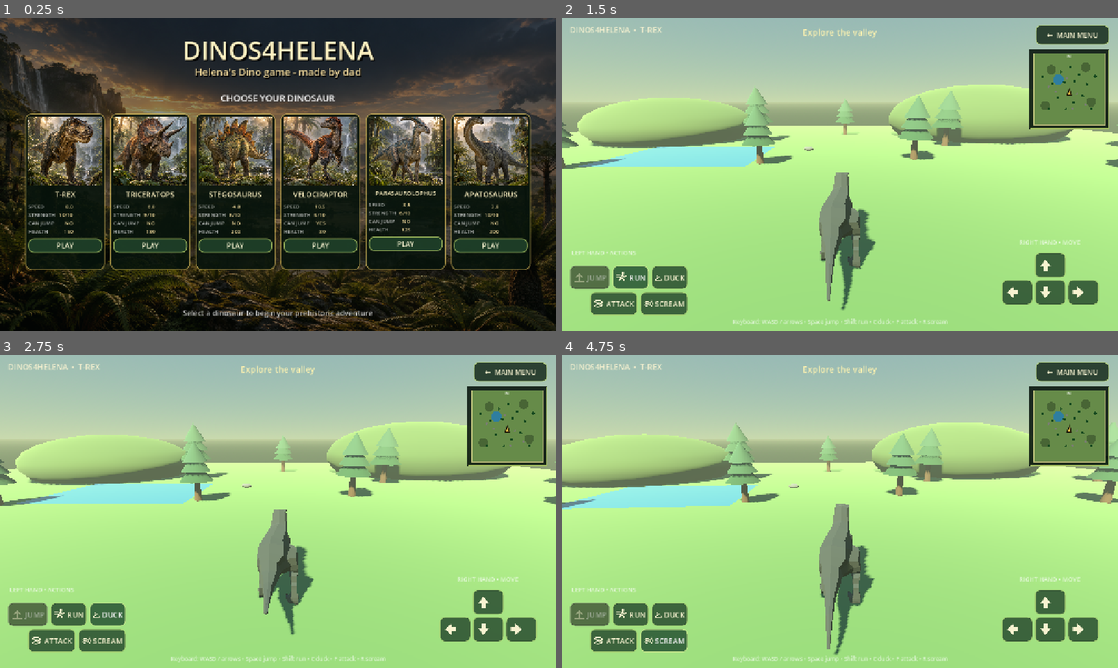
Above: before the commit, frames 1-4 (two rows, left to right).
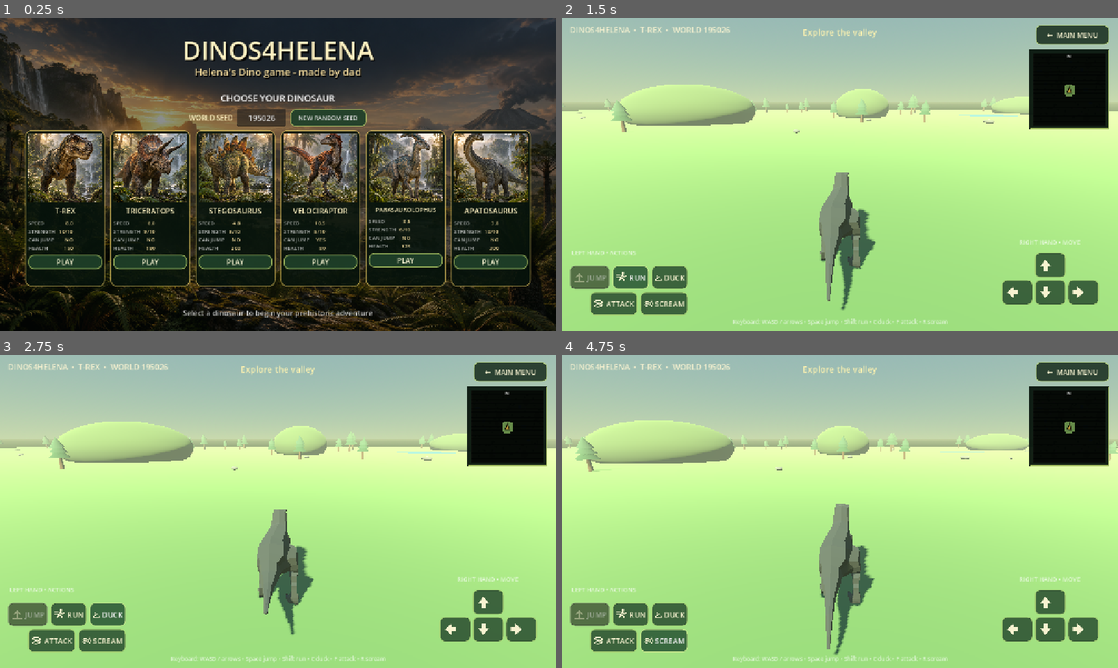
Above: after the commit, the same moments.

Repository: Studio-Level-6128/Dinos4Helena
Game: Godot game, scene res://scenes/main.tscn
Two runs of this game, one before a commit and one after it. Both use one fixed random seed, a clock stepped at 60 frames per second and the inputs below.
Inputs (mouse positions are in pixels of both pictures, inside the frame that each line leads up to):
- Up to frame 1 (0.25 s): no input
- Up to frame 2 (1.5 s): click (628, 149) at 0.52 s; click "RUN" at 1.25 s
- Up to frame 3 (2.75 s): click "DUCK" at 2 s
- Up to frame 4 (4.75 s): click "ATTACK" at 2.75 s; click "SCREAM" at 3.5 s; hold D (move_right) from 4.28 s (still down); tap Shift (run) at 4.35 s; tap Space (jump) at 4.52 s

The runs differ from the first frame. In frame 1, 31% of the frame differs, in the area x 4-96%, y 29-86%; in frame 2, 16%; in frame 3, 16%; in frame 4, 16%.

Commit message:
random maps added

Diff:
--- a/scripts/main.gd
+++ b/scripts/main.gd
@@ -3,7 +3,7 @@
 const PLAYER_SCRIPT := preload("res://scripts/player_dino.gd")
 const MINIMAP_SCRIPT := preload("res://scripts/minimap.gd")
 const DINO_IDS := ["trex", "triceratops", "stegosaurus", "velociraptor", "parasaurolophus", "apatosaurus"]
-const MAP_HALF_SIZE := 55.0
+const MAP_HALF_SIZE := 200.0
 
 var player: CharacterBody3D
 var status_label: Label
@@ -13,6 +13,12 @@
 var selected_dino_name := "T-Rex"
 var selected_dino_id := "trex"
 var dinosaur_config := ConfigFile.new()
+var seed_input: LineEdit
+var map_seed := 0
+var generated_ponds: Array = []
+var generated_hills: Array = []
+var generated_trees: Array = []
+var generated_rocks: Array = []
 
 
 func _ready() -> void:
@@ -23,12 +29,14 @@
 
 
 func _start_game(dino_id: String) -> void:
+	_commit_world_seed()
 	selected_dino_id = dino_id
 	selected_dino_name = dinosaur_config.get_value(dino_id, "display_name", dino_id.capitalize())
 	menu_layer.hide()
 	world_root = Node3D.new()
 	world_root.name = "PrehistoricWorld"
 	add_child(world_root)
+	_generate_world_layout()
 	_build_environment()
 	_build_ambient_audio()
 	_build_landscape()
@@ -44,6 +52,33 @@
 	player = null
 	status_label = null
 	menu_layer.show()
+
+
+func _set_random_world_seed() -> void:
+	var randomizer := RandomNumberGenerator.new()
+	randomizer.randomize()
+	var next_seed := randomizer.randi_range(100000, 999999)
+	if next_seed == map_seed:
+		next_seed = 100000 if next_seed == 999999 else next_seed + 1
+	map_seed = next_seed
+	if is_instance_valid(seed_input):
+		seed_input.text = "%06d" % map_seed
+
+
+func _on_seed_text_changed(new_text: String) -> void:
+	var digits := ""
+	for character in new_text:
+		if character >= "0" and character <= "9":
+			digits += character
+	if digits != new_text:
+		seed_input.text = digits.left(6)
+		seed_input.caret_column = seed_input.text.length()
+
+
+func _commit_world_seed() -> void:
+	if not is_instance_valid(seed_input) or seed_input.text.length() != 6 or int(seed_input.text) < 100000:
+		_set_random_world_seed()
+	map_seed = int(seed_input.text)
 
 
 func _build_main_menu() -> void:
@@ -105,10 +140,46 @@
 	prompt.add_theme_color_override("font_color", Color.WHITE)
 	root.add_child(prompt)
 
+	var seed_row := HBoxContainer.new()
+	seed_row.set_anchors_preset(Control.PRESET_CENTER_TOP)
+	seed_row.position = Vector2(-225, 210)
+	seed_row.size = Vector2(450, 40)
+	seed_row.alignment = BoxContainer.ALIGNMENT_CENTER
+	seed_row.add_theme_constant_override("separation", 10)
+	root.add_child(seed_row)
+
+	var seed_label := Label.new()
+	seed_label.text = "WORLD SEED"
+	seed_label.add_theme_font_size_override("font_size", 16)
+	seed_label.add_theme_color_override("font_color", Color("fff2c2"))
+	seed_row.add_child(seed_label)
+
+	seed_input = LineEdit.new()
+	seed_input.name = "WorldSeed"
+	seed_input.custom_minimum_size = Vector2(112, 36)
+	seed_input.max_length = 6
+	seed_input.alignment = HORIZONTAL_ALIGNMENT_CENTER
+	seed_input.virtual_keyboard_type = LineEdit.KEYBOARD_TYPE_NUMBER
+	seed_input.add_theme_font_size_override("font_size", 18)
+	seed_input.tooltip_text = "Enter any six-digit number to replay the same world"
+	seed_input.text_changed.connect(_on_seed_text_changed)
+	seed_row.add_child(seed_input)
+
+	var random_seed_button := Button.new()
+	random_seed_button.text = "NEW RANDOM SEED"
+	random_seed_button.custom_minimum_size = Vector2(176, 36)
+	random_seed_button.focus_mode = Control.FOCUS_NONE
+	random_seed_button.add_theme_font_size_override("font_size", 14)
+	random_seed_button.add_theme_stylebox_override("normal", _button_style(Color(0.12, 0.25, 0.16, 0.92), Color(0.72, 0.83, 0.42, 0.8)))
+	random_seed_button.add_theme_stylebox_override("hover", _button_style(Color(0.24, 0.43, 0.22, 0.96), Color("f7f2d0")))
+	random_seed_button.pressed.connect(_set_random_world_seed)
+	seed_row.add_child(random_seed_button)
+	_set_random_world_seed()
+
 	var cards := HBoxContainer.new()
 	cards.name = "DinosaurCards"
 	cards.set_anchors_preset(Control.PRESET_CENTER_TOP)
-	cards.position = Vector2(-590, 220)
+	cards.position = Vector2(-590, 258)
 	cards.size = Vector2(1180, 360)
 	cards.alignment = BoxContainer.ALIGNMENT_CENTER
 	cards.add_theme_constant_override("separation", 12)
@@ -254,6 +325,64 @@
 		audio.play()
 
 
+func _generate_world_layout() -> void:
+	generated_ponds.clear()
+	generated_hills.clear()
+	generated_trees.clear()
+	generated_rocks.clear()
+	var rng := RandomNumberGenerator.new()
+	rng.seed = map_seed
+	var occupied: Array = []
+
+	for index in rng.randi_range(4, 7):
+		var pond_size := Vector2(rng.randf_range(14.0, 30.0), rng.randf_range(10.0, 22.0))
+		var pond_radius := maxf(pond_size.x, pond_size.y) * 0.6
+		var pond_position := _find_world_position(rng, pond_radius, occupied, 8.0)
+		generated_ponds.append({"position": Vector3(pond_position.x, 0.025, pond_position.y), "size": pond_size})
+		occupied.append({"position": pond_position, "radius": pond_radius})
+
+	for index in rng.randi_range(9, 14):
+		var hill_scale := Vector3(rng.randf_range(9.0, 20.0), rng.randf_range(3.5, 8.0), rng.randf_range(8.0, 18.0))
+		var hill_radius := maxf(hill_scale.x, hill_scale.z) * 0.82
+		var hill_position := _find_world_position(rng, hill_radius, occupied, 7.0)
+		generated_hills.append({"position": Vector3(hill_position.x, hill_scale.y * 0.48, hill_position.y), "scale": hill_scale})
+		occupied.append({"position": hill_position, "radius": hill_radius})
+
+	for index in rng.randi_range(75, 105):
+		var tree_scale := rng.randf_range(0.75, 1.45)
+		var tree_position := _find_world_position(rng, 1.6 * tree_scale, occupied, 2.5)
+		generated_trees.append({"position": Vector3(tree_position.x, 0.0, tree_position.y), "scale": tree_scale})
+		occupied.append({"position": tree_position, "radius": 0.55 * tree_scale})
+
+	for index in rng.randi_range(28, 45):
+		var rock_scale := rng.randf_range(0.65, 1.65)
+		var rock_position := _find_world_position(rng, 1.1 * rock_scale, occupied, 1.5)
+		generated_rocks.append({"position": Vector3(rock_position.x, 0.0, rock_position.y), "scale": rock_scale})
+		occupied.append({"position": rock_position, "radius": 0.9 * rock_scale})
+
+
+func _find_world_position(rng: RandomNumberGenerator, radius: float, occupied: Array, spacing: float) -> Vector2:
+	var edge_padding := radius + 8.0
+	for attempt in 100:
+		var candidate := Vector2(
+			rng.randf_range(-MAP_HALF_SIZE + edge_padding, MAP_HALF_SIZE - edge_padding),
+			rng.randf_range(-MAP_HALF_SIZE + edge_padding, MAP_HALF_SIZE - edge_padding)
+		)
+		if candidate.length() < 28.0 + radius:
+			continue
+		var available := true
+		for item in occupied:
+			if candidate.distance_to(item["position"]) < radius + float(item["radius"]) + spacing:
+				available = false
+				break
+		if available:
+			return candidate
+	return Vector2(
+		rng.randf_range(-MAP_HALF_SIZE + edge_padding, MAP_HALF_SIZE - edge_padding),
+		rng.randf_range(-MAP_HALF_SIZE + edge_padding, MAP_HALF_SIZE - edge_padding)
+	)
+
+
 func _build_landscape() -> void:
 	var ground := StaticBody3D.new()
 	ground.name = "Ground"
@@ -261,7 +390,7 @@
 
 	var ground_mesh := MeshInstance3D.new()
 	var ground_box := BoxMesh.new()
-	ground_box.size = Vector3(110.0, 1.0, 110.0)
+	ground_box.size = Vector3(MAP_HALF_SIZE * 2.0, 1.0, MAP_HALF_SIZE * 2.0)
 	ground_mesh.mesh = ground_box
 	ground_mesh.position.y = -0.5
 	ground_mesh.material_override = _material(Color("668b49"), 0.95)
@@ -269,34 +398,20 @@
 
 	var ground_collision := CollisionShape3D.new()
 	var ground_shape := BoxShape3D.new()
-	ground_shape.size = Vector3(110.0, 1.0, 110.0)
+	ground_shape.size = Vector3(MAP_HALF_SIZE * 2.0, 1.0, MAP_HALF_SIZE * 2.0)
 	ground_collision.shape = ground_shape
 	ground_collision.position.y = -0.5
 	ground.add_child(ground_collision)
 	_build_map_boundary()
 
-	_create_pond(Vector3(-17.0, 0.025, -15.0), Vector2(16.0, 11.0))
-	_create_hill(Vector3(-28.0, 2.2, -30.0), Vector3(13.0, 4.5, 11.0))
-	_create_hill(Vector3(25.0, 3.0, -34.0), Vector3(16.0, 6.0, 12.0))
-	_create_hill(Vector3(34.0, 1.6, 20.0), Vector3(10.0, 3.2, 13.0))
-	_create_hill(Vector3(-37.0, 1.3, 25.0), Vector3(12.0, 2.7, 10.0))
-
-	var tree_positions := [
-		Vector3(-8, 0, -11), Vector3(8, 0, -13), Vector3(15, 0, -22),
-		Vector3(-13, 0, -27), Vector3(-26, 0, -9), Vector3(27, 0, -8),
-		Vector3(21, 0, 10), Vector3(-18, 0, 13), Vector3(7, 0, 20),
-		Vector3(-31, 0, 30), Vector3(34, 0, 31), Vector3(40, 0, -20),
-		Vector3(-41, 0, -19), Vector3(1, 0, -35), Vector3(-5, 0, 31)
-	]
-	for index in tree_positions.size():
-		_create_tree(tree_positions[index], 0.8 + float(index % 4) * 0.12)
-
-	var rock_positions := [
-		Vector3(-4, 0, -18), Vector3(12, 0, 7), Vector3(-21, 0, 4),
-		Vector3(25, 0, 24), Vector3(-32, 0, -4), Vector3(5, 0, 30)
-	]
-	for index in rock_positions.size():
-		_create_rock(rock_positions[index], 0.7 + float(index % 3) * 0.35)
+	for pond in generated_ponds:
+		_create_pond(pond["position"], pond["size"])
+	for hill in generated_hills:
+		_create_hill(hill["position"], hill["scale"])
+	for tree in generated_trees:
+		_create_tree(tree["position"], tree["scale"])
+	for rock in generated_rocks:
+		_create_rock(rock["position"], rock["scale"])
 
 
 func _build_player(dino_id: String) -> void:
@@ -319,7 +434,7 @@
 	game_hud.add_child(root)
 
 	var title := Label.new()
-	title.text = "DINOS4HELENA  •  " + selected_dino_name.to_upper()
+	title.text = "DINOS4HELENA  •  %s  •  WORLD %06d" % [selected_dino_name.to_upper(), map_seed]
 	title.position = Vector2(18, 14)
 	title.add_theme_font_size_override("font_size", 18)
 	title.add_theme_color_override("font_color", Color("f4f0cf"))
@@ -405,7 +520,12 @@
 	minimap.mouse_filter = Control.MOUSE_FILTER_IGNORE
 	minimap.clip_contents = true
 	root.add_child(minimap)
-	minimap.call("setup", player)
+	minimap.call("setup", player, MAP_HALF_SIZE, {
+		"ponds": generated_ponds,
+		"hills": generated_hills,
+		"trees": generated_trees,
+		"rocks": generated_rocks
+	})
 
 
 func _add_action_button(parent: Control, caption: String, action: StringName, button_position: Vector2, button_size: Vector2) -> Button:
--- a/scripts/minimap.gd
+++ b/scripts/minimap.gd
@@ -1,52 +1,62 @@
 extends Control
 
-const MAP_HALF_SIZE := 55.0
-const POND_POSITION := Vector2(-17.0, -15.0)
-const HILL_POSITIONS := [
-	Vector2(-28.0, -30.0), Vector2(25.0, -34.0),
-	Vector2(34.0, 20.0), Vector2(-37.0, 25.0)
-]
-const TREE_POSITIONS := [
-	Vector2(-8, -11), Vector2(8, -13), Vector2(15, -22), Vector2(-13, -27),
-	Vector2(-26, -9), Vector2(27, -8), Vector2(21, 10), Vector2(-18, 13),
-	Vector2(7, 20), Vector2(-31, 30), Vector2(34, 31), Vector2(40, -20),
-	Vector2(-41, -19), Vector2(1, -35), Vector2(-5, 31)
-]
-const ROCK_POSITIONS := [
-	Vector2(-4, -18), Vector2(12, 7), Vector2(-21, 4),
-	Vector2(25, 24), Vector2(-32, -4), Vector2(5, 30)
-]
+const FOG_GRID_SIZE := 40
+const REVEAL_RADIUS := 34.0
+const DRAW_INTERVAL := 0.12
 
 var player: Node3D
+var world_half_size := 200.0
+var map_layout: Dictionary = {}
+var discovered := PackedByteArray()
+var draw_time := 0.0
 
 
-func setup(target: Node3D) -> void:
+func setup(target: Node3D, half_size: float, layout: Dictionary) -> void:
 	player = target
+	world_half_size = half_size
+	map_layout = layout
+	discovered.resize(FOG_GRID_SIZE * FOG_GRID_SIZE)
+	discovered.fill(0)
+	_reveal_player_area()
 	queue_redraw()
 
 
-func _process(_delta: float) -> void:
-	if is_instance_valid(player):
+func _process(delta: float) -> void:
+	if not is_instance_valid(player):
+		return
+	draw_time -= delta
+	if draw_time <= 0.0:
+		draw_time = DRAW_INTERVAL
+		_reveal_player_area()
 		queue_redraw()
 
 
 func _draw() -> void:
 	var bounds := Rect2(Vector2.ZERO, size)
-	draw_rect(bounds, Color(0.025, 0.075, 0.045, 0.88), true)
+	draw_rect(bounds, Color(0.025, 0.075, 0.045, 0.94), true)
 	draw_rect(bounds.grow(-2.0), Color(0.72, 0.83, 0.42, 0.88), false, 2.0)
-	var play_area := Rect2(Vector2(10, 10), size - Vector2(20, 20))
+	var play_area := _play_area()
 	draw_rect(play_area, Color("668b49"), true)
 	draw_rect(play_area, Color(0.9, 0.88, 0.58, 0.75), false, 1.5)
 
-	var pond_center := _world_to_map(POND_POSITION)
-	draw_circle(pond_center, 12.0, Color(0.16, 0.49, 0.66, 0.9))
-	for hill_position in HILL_POSITIONS:
-		draw_circle(_world_to_map(hill_position), 11.0, Color(0.27, 0.38, 0.2, 0.9))
-	for tree_position in TREE_POSITIONS:
-		draw_circle(_world_to_map(tree_position), 3.0, Color(0.08, 0.28, 0.12, 1.0))
-	for rock_position in ROCK_POSITIONS:
-		draw_circle(_world_to_map(rock_position), 2.5, Color(0.48, 0.49, 0.45, 1.0))
+	for pond in map_layout.get("ponds", []):
+		var pond_position: Vector3 = pond["position"]
+		var pond_size: Vector2 = pond["size"]
+		var pixel_size := _world_size_to_map(pond_size)
+		draw_rect(Rect2(_world_to_map(Vector2(pond_position.x, pond_position.z)) - pixel_size * 0.5, pixel_size), Color(0.16, 0.49, 0.66, 0.92), true)
+	for hill in map_layout.get("hills", []):
+		var hill_position: Vector3 = hill["position"]
+		var hill_scale: Vector3 = hill["scale"]
+		var hill_radius := maxf(hill_scale.x, hill_scale.z) * play_area.size.x / (world_half_size * 2.0)
+		draw_circle(_world_to_map(Vector2(hill_position.x, hill_position.z)), hill_radius, Color(0.27, 0.38, 0.2, 0.92))
+	for tree in map_layout.get("trees", []):
+		var tree_position: Vector3 = tree["position"]
+		draw_circle(_world_to_map(Vector2(tree_position.x, tree_position.z)), 2.1, Color(0.08, 0.28, 0.12, 1.0))
+	for rock in map_layout.get("rocks", []):
+		var rock_position: Vector3 = rock["position"]
+		draw_circle(_world_to_map(Vector2(rock_position.x, rock_position.z)), 1.7, Color(0.48, 0.49, 0.45, 1.0))
 
+	_draw_unexplored_fog()
 	var font := ThemeDB.fallback_font
 	draw_string(font, Vector2(size.x * 0.5 - 5.0, 20.0), "N", HORIZONTAL_ALIGNMENT_LEFT, -1, 12, Color.WHITE)
 	if not is_instance_valid(player):
@@ -56,16 +66,72 @@
 	var direction := Vector2(forward_3d.x, forward_3d.z).normalized()
 	var side := Vector2(-direction.y, direction.x)
 	var arrow := PackedVector2Array([
-		marker + direction * 9.0,
-		marker - direction * 6.0 + side * 5.0,
-		marker - direction * 6.0 - side * 5.0
+		marker + direction * 8.0,
+		marker - direction * 5.0 + side * 4.5,
+		marker - direction * 5.0 - side * 4.5
 	])
 	draw_colored_polygon(arrow, Color("ffcf4d"))
 	var outline := PackedVector2Array([arrow[0], arrow[1], arrow[2], arrow[0]])
 	draw_polyline(outline, Color(0.08, 0.06, 0.02, 0.95), 2.0, true)
 
 
+func _draw_unexplored_fog() -> void:
+	if discovered.is_empty():
+		return
+	var area := _play_area()
+	var cell_pixels := area.size / float(FOG_GRID_SIZE)
+	for cell_y in FOG_GRID_SIZE:
+		var hidden_run_start := -1
+		for cell_x in FOG_GRID_SIZE + 1:
+			var hidden := cell_x < FOG_GRID_SIZE and discovered[cell_y * FOG_GRID_SIZE + cell_x] == 0
+			if hidden and hidden_run_start < 0:
+				hidden_run_start = cell_x
+			elif not hidden and hidden_run_start >= 0:
+				var cell_position := area.position + Vector2(hidden_run_start, cell_y) * cell_pixels
+				var run_size := Vector2(float(cell_x - hidden_run_start) * cell_pixels.x, cell_pixels.y) + Vector2.ONE
+				draw_rect(Rect2(cell_position, run_size), Color(0.01, 0.018, 0.014, 0.96), true)
+				hidden_run_start = -1
+
+
+func _reveal_player_area() -> void:
+	if not is_instance_valid(player) or discovered.is_empty():
+		return
+	var player_position := Vector2(player.global_position.x, player.global_position.z)
+	var cell_world_size := world_half_size * 2.0 / float(FOG_GRID_SIZE)
+	for cell_y in FOG_GRID_SIZE:
+		for cell_x in FOG_GRID_SIZE:
+			var cell_center := Vector2(
+				-world_half_size + (float(cell_x) + 0.5) * cell_world_size,
+				-world_half_size + (float(cell_y) + 0.5) * cell_world_size
+			)
+			if cell_center.distance_to(player_position) <= REVEAL_RADIUS:
+				discovered[cell_y * FOG_GRID_SIZE + cell_x] = 1
+
+
+func is_world_position_explored(world_position: Vector2) -> bool:
+	var normalized := (world_position + Vector2.ONE * world_half_size) / (world_half_size * 2.0)
+	var cell_x := clampi(int(normalized.x * FOG_GRID_SIZE), 0, FOG_GRID_SIZE - 1)
+	var cell_y := clampi(int(normalized.y * FOG_GRID_SIZE), 0, FOG_GRID_SIZE - 1)
+	return not discovered.is_empty() and discovered[cell_y * FOG_GRID_SIZE + cell_x] == 1
+
+
+func get_explored_fraction() -> float:
+	if discovered.is_empty():
+		return 0.0
+	var explored := 0
+	for value in discovered:
+		explored += int(value)
+	return float(explored) / float(discovered.size())
+
+
+func _play_area() -> Rect2:
+	return Rect2(Vector2(10, 10), size - Vector2(20, 20))
+
+
+func _world_size_to_map(world_size: Vector2) -> Vector2:
+	return world_size / (world_half_size * 2.0) * _play_area().size
+
+
 func _world_to_map(world_position: Vector2) -> Vector2:
-	var normalized := (world_position + Vector2.ONE * MAP_HALF_SIZE) / (MAP_HALF_SIZE * 2.0)
-	var inset := Vector2(10, 10)
-	return inset + normalized * (size - inset * 2.0)
+	var normalized := (world_position + Vector2.ONE * world_half_size) / (world_half_size * 2.0)
+	return _play_area().position + normalized * _play_area().size
--- a/tests/gameplay_smoke.gd
+++ b/tests/gameplay_smoke.gd
@@ -11,6 +11,7 @@
 	root.add_child(world)
 	await process_frame
 	assert(world.menu_layer.visible, "Main menu was not shown on launch")
+	world.seed_input.text = "123456"
 	world._start_game("velociraptor")
 	await physics_frame
 
@@ -21,12 +22,16 @@
 	var boundary := world.get_node_or_null("PrehistoricWorld/MapBoundary")
 	assert(boundary != null and boundary.get_child_count() == 4, "Map boundary is incomplete")
 	var obstacles := world.get_tree().get_nodes_in_group("world_obstacle")
-	assert(obstacles.size() == 25, "Landscape obstacles are missing collision bodies")
+	var expected_obstacles: int = world.generated_hills.size() + world.generated_trees.size() + world.generated_rocks.size()
+	assert(obstacles.size() == expected_obstacles and obstacles.size() >= 100, "Procedural landscape obstacles are missing collision bodies")
 	for obstacle in obstacles:
 		assert(not obstacle.find_children("*", "CollisionShape3D", true, false).is_empty(), "An obstacle has no collision shape")
 	var minimap: Control = world.game_hud.find_child("MiniMap", true, false) as Control
 	assert(minimap != null and minimap.get("player") == player, "Minimap is not tracking the player")
 	assert(minimap.call("_world_to_map", Vector2.ZERO).is_equal_approx(minimap.size * 0.5), "Minimap world coordinates are misaligned")
+	assert(minimap.call("is_world_position_explored", Vector2.ZERO), "Starting area was not revealed on the minimap")
+	assert(not minimap.call("is_world_position_explored", Vector2(180, 180)), "Unexplored minimap area was revealed")
+	assert(float(minimap.call("get_explored_fraction")) < 0.1, "Too much of the minimap starts revealed")
 	var initial_z := player.position.z
 	player.set_mobile_action("move_forward", true)
 	player.set_mobile_action("run", true)
@@ -76,7 +81,7 @@
 
 	player.attack_time = 0.0
 	player.scream_time = 0.0
-	player.global_position = Vector3(0.0, 0.1, -52.0)
+	player.global_position = Vector3(0.0, 0.1, -197.0)
 	player.rotation.y = 0.0
 	player.velocity = Vector3.ZERO
 	await physics_frame
@@ -86,9 +91,11 @@
 		await physics_frame
 	player.set_mobile_action("move_forward", false)
 	player.set_mobile_action("run", false)
-	assert(player.global_position.z > -54.5, "Dinosaur escaped through the north map boundary")
+	assert(player.global_position.z > -199.5, "Dinosaur escaped through the north map boundary")
 
-	player.global_position = Vector3(-8.0, 0.1, -7.0)
+	var test_tree: Dictionary = world.generated_trees[0]
+	var test_tree_position: Vector3 = test_tree["position"]
+	player.global_position = test_tree_position + Vector3(0.0, 0.1, 4.0)
 	player.rotation.y = 0.0
 	player.velocity = Vector3.ZERO
 	await physics_frame
@@ -96,7 +103,7 @@
 	for frame in 90:
 		await physics_frame
 	player.set_mobile_action("move_forward", false)
-	assert(player.global_position.z > -10.6, "Dinosaur walked through a tree")
+	assert(player.global_position.z > test_tree_position.z + 0.4, "Dinosaur walked through a tree")
 
 	print("Gameplay smoke test passed: movement, actions, audio, collisions, boundary, and minimap")
 	world.queue_free()
--- /dev/null
+++ b/tests/procedural_world_smoke.gd
@@ -0,0 +1,49 @@
+extends SceneTree
+
+
+func _initialize() -> void:
+	_run.call_deferred()
+
+
+func _run() -> void:
+	var scene := load("res://scenes/main.tscn") as PackedScene
+	var app := scene.instantiate()
+	root.add_child(app)
+	await process_frame
+	assert(app.seed_input.text.length() == 6 and int(app.seed_input.text) >= 100000, "Automatic seed is not six digits")
+
+	app.seed_input.text = "246810"
+	app._start_game("trex")
+	await physics_frame
+	assert(app.map_seed == 246810, "Manual seed was not applied")
+	var first_signature := _layout_signature(app)
+	assert(app.generated_ponds.size() >= 4, "Procedural world has too few ponds")
+	assert(app.generated_trees.size() >= 75, "Procedural world has too few trees")
+	app._return_to_main_menu()
+	await process_frame
+
+	app.seed_input.text = "246810"
+	app._start_game("apatosaurus")
+	await physics_frame
+	assert(_layout_signature(app) == first_signature, "The same seed did not reproduce the same world")
+	app._return_to_main_menu()
+	await process_frame
+
+	app.seed_input.text = "975310"
+	app._start_game("trex")
+	await physics_frame
+	assert(_layout_signature(app) != first_signature, "Different seeds generated the same world")
+
+	print("Procedural world smoke test passed: six-digit seeds are deterministic and varied")
+	app.queue_free()
+	await process_frame
+	quit()
+
+
+func _layout_signature(app: Node) -> String:
+	return "%s|%s|%s|%s" % [
+		str(app.generated_ponds),
+		str(app.generated_hills),
+		str(app.generated_trees),
+		str(app.generated_rocks)
+	]
Not shown, added: tests/procedural_world_smoke.gd.uid
